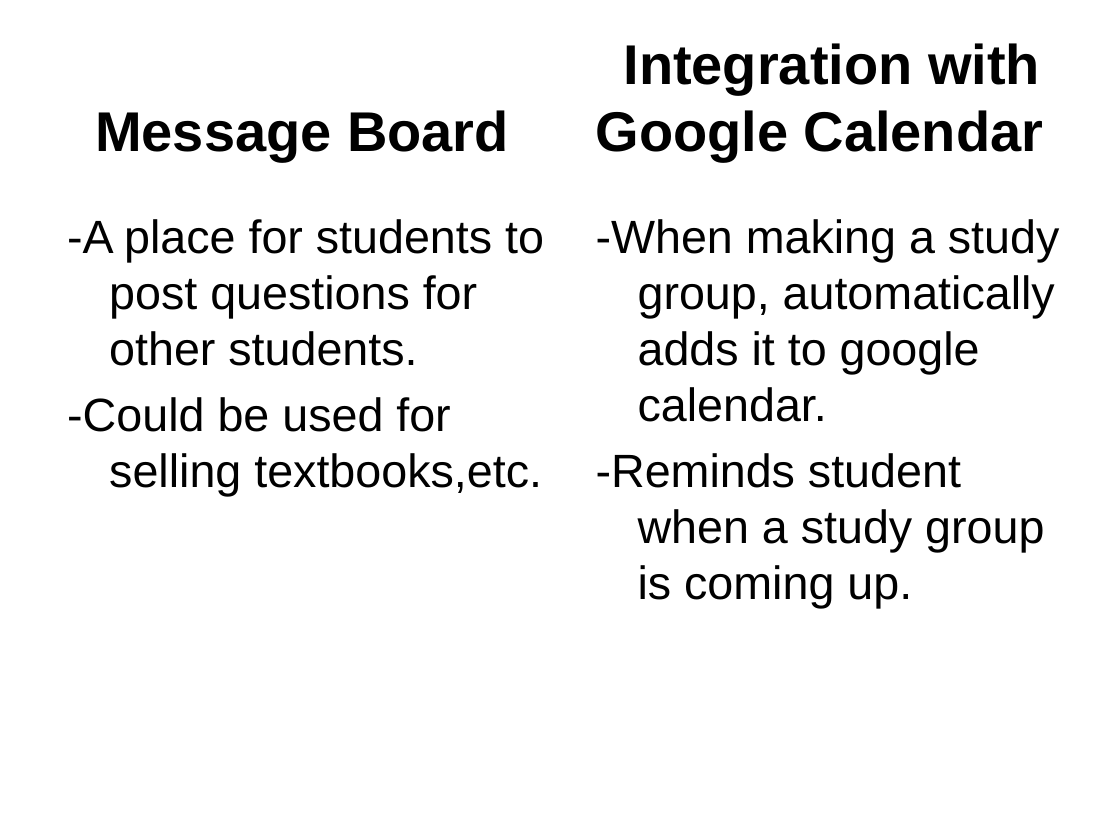
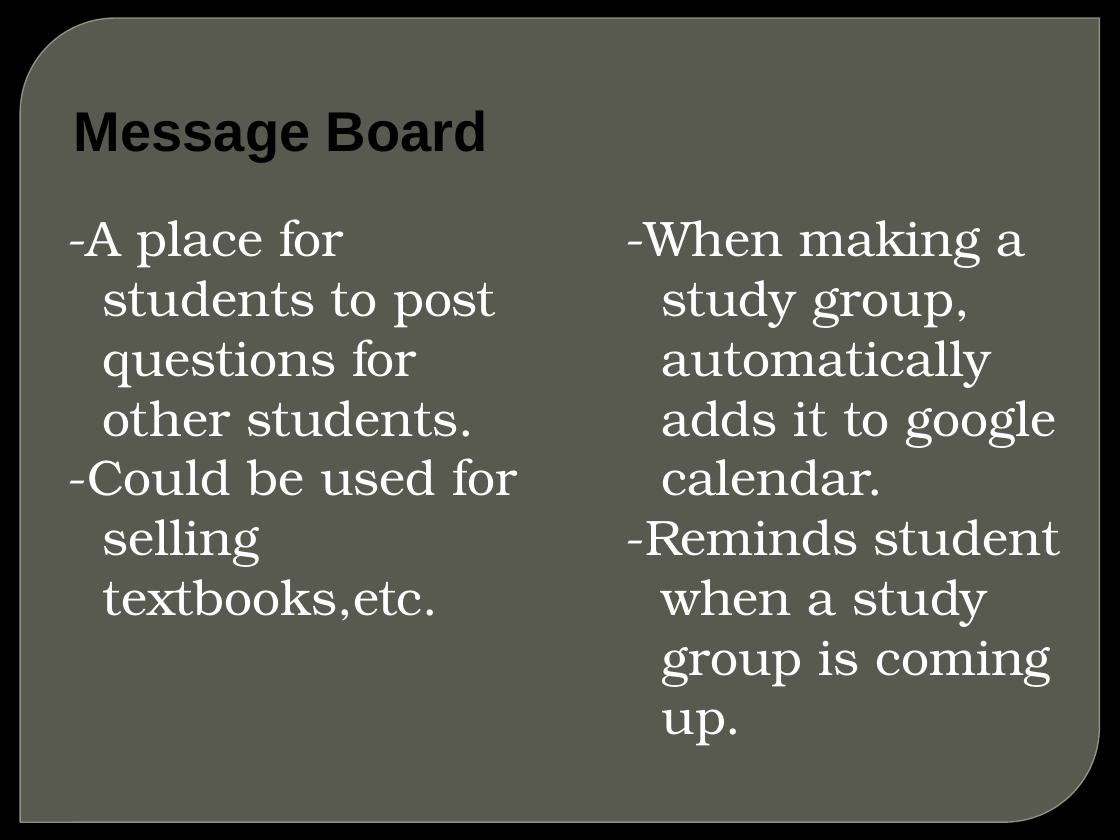
Before and after one commit to zgthompson/pockwester, a slide deck: slide 12 of documentation/Forge.pptx (slide 5 before the commit). Drawn at 1120x840 pixels with LibreOffice and Linux fonts; fonts in the diff are those of the drawing; background and template pictures are left out. Boxes give left, top, right and bottom in pixels: in the first picture for what was removed or moved away, otherwise in the second. Text is boxed around its words. In the diff, an @@ line names an element or a change of style, - is before the commit and + after.

```diff
--- a/documentation/Forge.pptx
+++ b/documentation/Forge.pptx
@@ background #FFFFFF to picture (left out) @@
@@ round diag rect added at <box>20,18,1100,822</box>, fill #888B7B at 65% opacity, outline #9DA090 0.87 pt @@
@@ title "Message Board" at <box>74,110,488,161</box>: indent changed @@
@@ title removed at <box>596,43,1043,161</box> @@
-Integration with Google Calendar
@@ text "-A place for students to ..." at <box>67,219,517,620</box>: size 30 to 32 pt, font Arial to TeX Gyre Bonum, text colour #000000 to #FFFFFF; indent changed; less space between paragraphs @@
@@ text "-When making a study group, ..." at <box>625,220,1060,746</box>: size 30 to 32 pt, font Arial to TeX Gyre Bonum, text colour #000000 to #FFFFFF; indent changed; less space between paragraphs @@
@@ text "-When making a study group, ...": place and size @@
-text "-When making a study group, ..." at <box>596,219,1059,608</box>
+text "-When making a study group, ..." at <box>625,220,1060,746</box>
```
Also in this commit, not shown: 5 other slides changed, 9 slides added, 5 slides removed.
